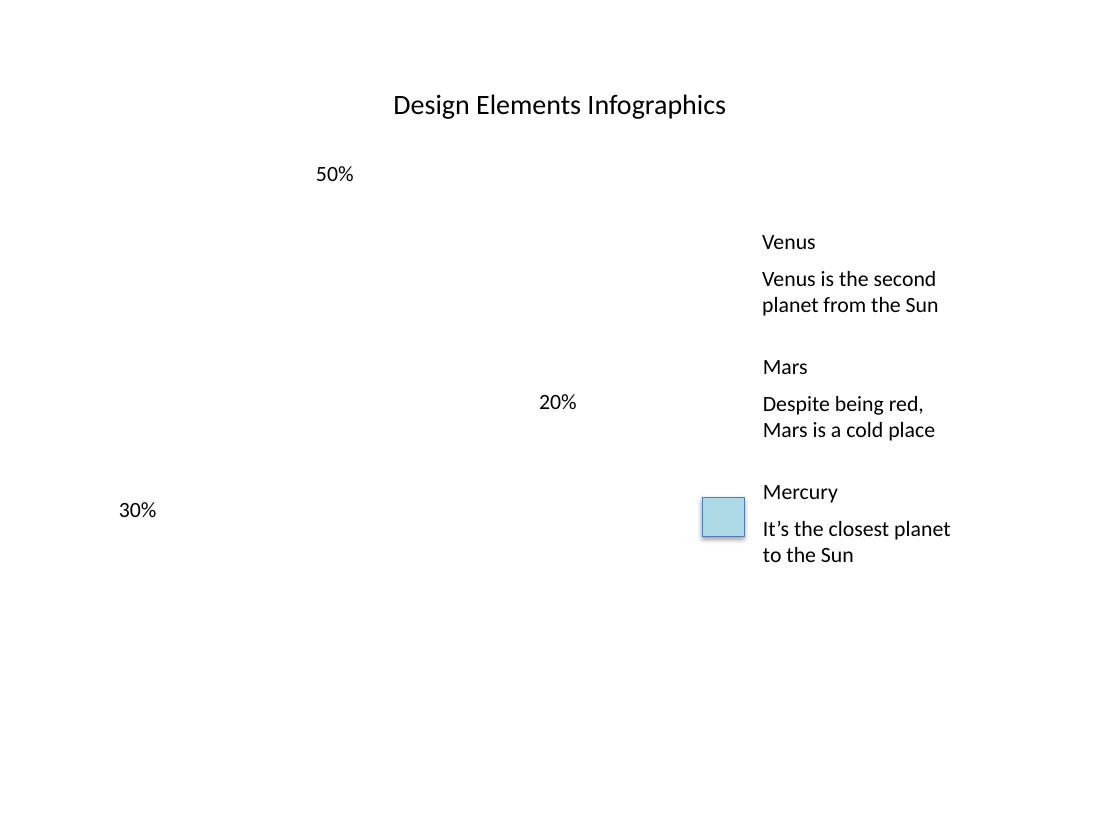
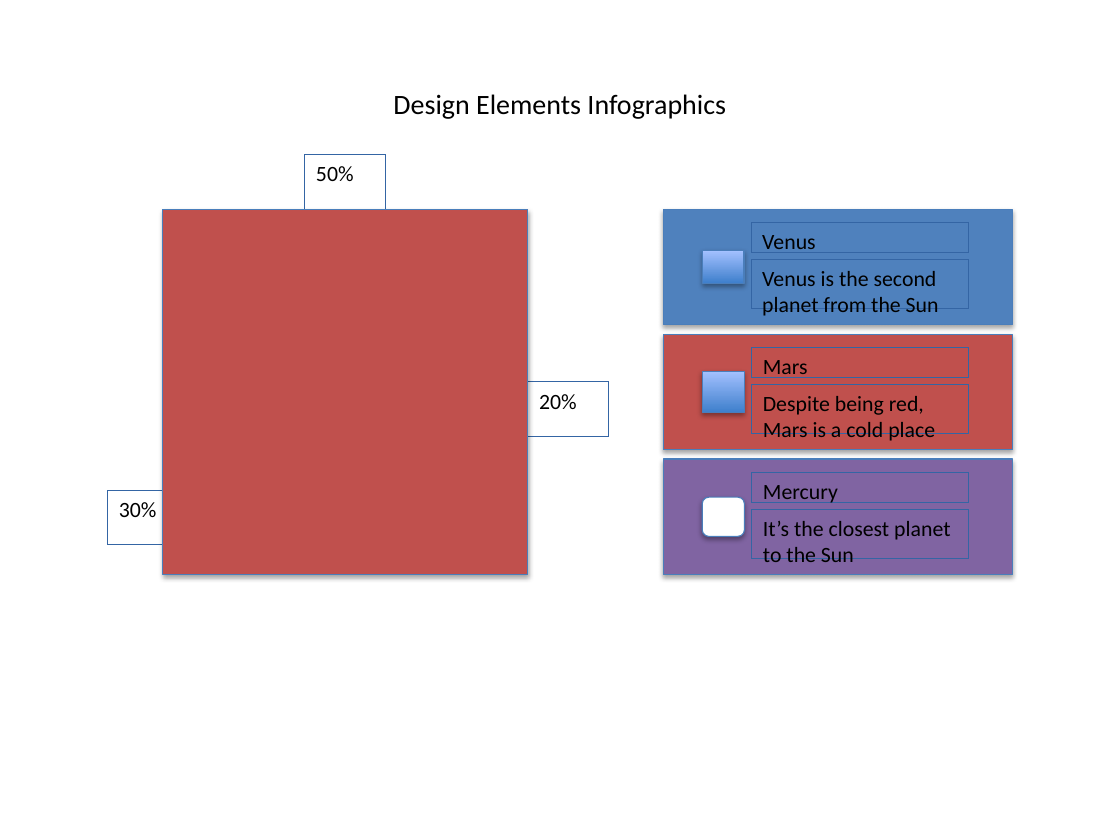
Before and after one commit to realbits-lab/naly, a slide deck: slide 18 of examples/generated_presentation.pptx. Drawn at 1120x840 pixels with LibreOffice and Linux fonts; fonts in the diff are those of the drawing. Boxes give left, top, right and bottom in pixels: in the first picture for what was removed or moved away, otherwise in the second. Text is boxed around its words. In the diff, an @@ line names an element or a change of style, - is before the commit and + after.

```diff
--- a/examples/generated_presentation.pptx
+++ b/examples/generated_presentation.pptx
@@ rectangle added at [162, 209, 528, 575], fill #C0504D @@
@@ rectangle added at [663, 209, 1011, 325], fill #4F81BD @@
@@ rectangle added at [702, 251, 744, 283], fill gradient #3F80CE to #A4C4FF, outline #4B7EBC 0.75 pt @@
@@ rectangle added at [663, 334, 1011, 449], fill #C0504D @@
@@ rectangle: place and size @@
-rectangle at [702, 497, 745, 536]
+rectangle at [702, 371, 744, 412]
@@ rectangle at [702, 371, 744, 412]: fill #ADD8E6 to gradient #3F80CE to #A4C4FF @@
@@ rectangle added at [663, 459, 1011, 575], fill #8064A2 @@
@@ rounded rectangle added at [702, 497, 745, 536], fill #FFFFFF @@
```
Also in this commit, not shown: 31 other slides changed, 3 other files.
